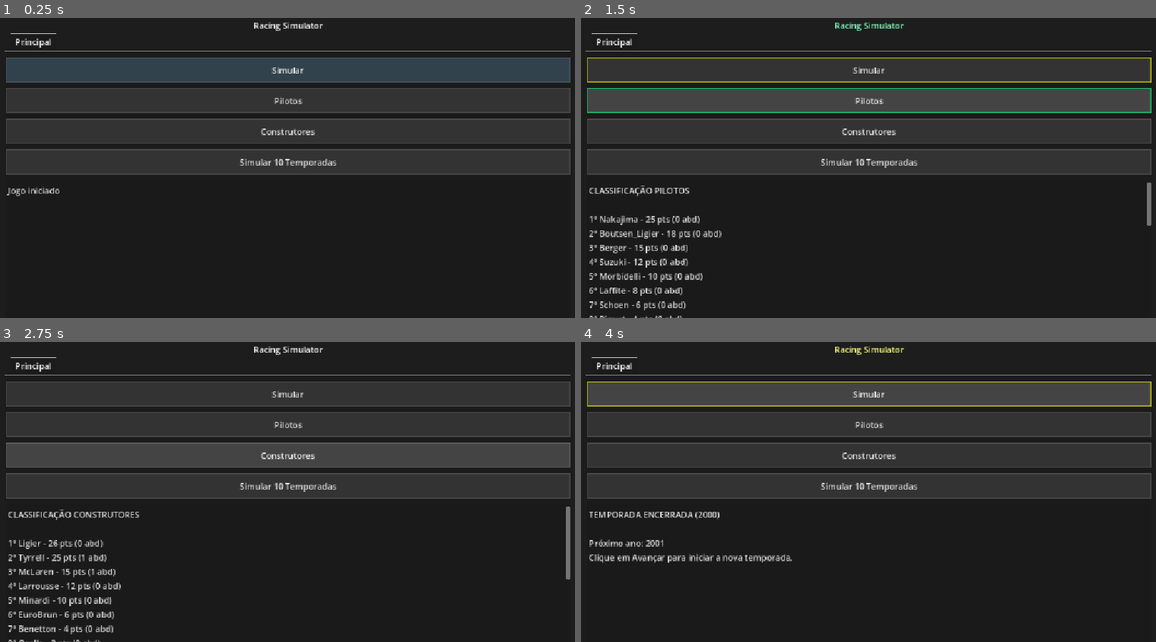
Above: before the commit, frames 1-4 (two rows, left to right).
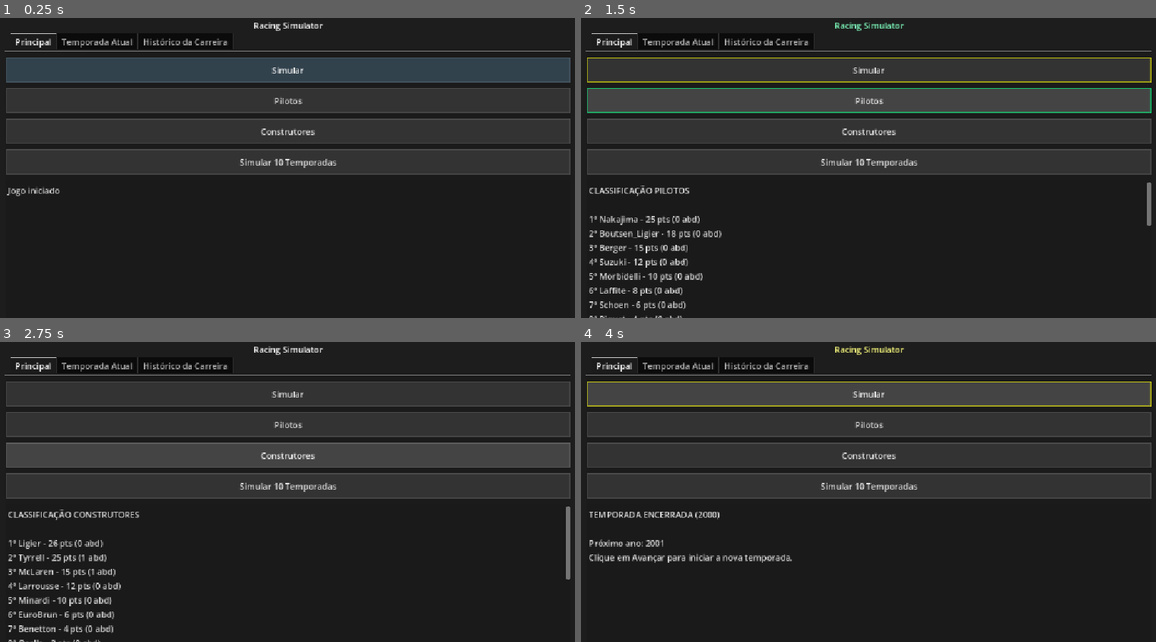
Above: after the commit, the same moments.

Repository: daniloadventista/gui-racing-manager
Game: Godot game, scene res://test.tscn
The game is run twice, just before and just after one commit, with the same random seed, the same clock (stepped at 60 frames per second) and the same inputs.
Inputs:
- Up to frame 1 (0.25 s): no input
- Up to frame 2 (1.5 s): click "Simular" at 0.5 s; click "Pilotos" at 1.25 s
- Up to frame 3 (2.75 s): click "Construtores" at 2 s
- Up to frame 4 (4 s): click "Simular 10 Temporadas" at 2.75 s; click "Simular" at 3.5 s

The runs differ from the first frame. In frame 1, 0.3% of the frame differs, in the area x 10-40%, y 6-10%; in frame 2, 0.3%; in frame 3, 0.3%; in frame 4, 0.3%.

Commit message:
Add tabs for current season statistics and career history with UI updates

Diff:
--- a/test.gd
+++ b/test.gd
@@ -10,6 +10,11 @@
 @onready var reset_all_button = $Panel/MarginContainer/VBoxContainer/TabContainer/Principal/ResetAllButton
 @onready var button4 = $Panel/MarginContainer/VBoxContainer/TabContainer/Principal/Button4
 @onready var resultado = null
+
+@onready var tab_container = $Panel/MarginContainer/VBoxContainer/TabContainer
+@onready var classificacao_texto = $"Panel/MarginContainer/VBoxContainer/TabContainer/Temporada Atual/ClassificacaoTexto"
+@onready var seletor_piloto = $"Panel/MarginContainer/VBoxContainer/TabContainer/Histórico da Carreira/SeletorPiloto"
+@onready var historico_texto = $"Panel/MarginContainer/VBoxContainer/TabContainer/Histórico da Carreira/HistoricoTexto"
 
 var corrida_atual = 1
 var total_corridas = 12
@@ -164,6 +169,14 @@
 
 	button.grab_focus()
 	print("JOGO INICIOU COM SUCESSO")
+
+	# Conecta os sinais de mudança de aba e seleção do menu drop-down
+	tab_container.tab_changed.connect(_on_tab_changed)
+	seletor_piloto.item_selected.connect(_on_piloto_selecionado)
+
+	# Preenche a lista de pilotos pela primeira vez
+	atualizar_menu_pilotos()
+
 	#var resultado = get_node("VBoxContainer/RichTextLabel")
 	#resultado.text = "Jogo iniciado"
 
@@ -757,3 +770,113 @@
 		"\n\nPilotos ativos: " +
 		str(pilotos.size())
 	)
+
+func _on_tab_changed(tab_index: int):
+	if tab_index == 1:
+		gerar_estatisticas_temporada_atual()
+	elif tab_index == 2:
+		atualizar_menu_pilotos()
+		_on_piloto_selecionado(seletor_piloto.selected)
+
+func atualizar_menu_pilotos():
+	var item_selecionado_atual = seletor_piloto.selected
+	var nome_salvo = ""
+	if item_selecionado_atual != -1:
+		nome_salvo = seletor_piloto.get_item_metadata(item_selecionado_atual)
+
+	seletor_piloto.clear()
+
+	# Criamos uma lista combinada pura
+	var lista_base = pilotos + pilotos_aposentados
+
+	# DUPLICAMOS a lista em um novo array para que a ordenação não mexa nos índices do jogo original
+	var lista_ordenada = lista_base.duplicate()
+
+	# Ordenação tripla: 1º Títulos, 2º Vitórias, 3º Pódios
+	lista_ordenada.sort_custom(func(a, b):
+		if a.titulos != b.titulos:
+			return a.titulos > b.titulos
+		if a.vitorias != b.vitorias:
+			return a.vitorias > b.vitorias
+		return a.podios > b.podios
+	)
+
+	for i in range(lista_ordenada.size()):
+		var p = lista_ordenada[i]
+		var sufixo = ""
+		if p in pilotos_aposentados:
+			sufixo = " (Aposentado)"
+		seletor_piloto.add_item(p.nome + sufixo, i)
+		# Guarda o nome real do piloto dentro do item para busca precisa
+		seletor_piloto.set_item_metadata(i, p.nome)
+
+		if p.nome == nome_salvo:
+			seletor_piloto.select(i)
+
+	if seletor_piloto.selected == -1 and seletor_piloto.item_count > 0:
+		seletor_piloto.select(0)
+
+func gerar_estatisticas_temporada_atual():
+	var texto = "ESTATÍSTICAS DA TEMPORADA ATUAL / ÚLTIMA TEMPORADA (" + str(ano_atual) + ")\n"
+	texto += "================================================================\n\n"
+
+	var campeonato_temp = pilotos.duplicate()
+	campeonato_temp.sort_custom(func(a, b):
+		return a.pontos > b.pontos
+	)
+
+	for i in range(campeonato_temp.size()):
+		var p = campeonato_temp[i]
+		texto += str(i+1) + "º " + p.nome + " - Equipe: " + p.equipe + "\n"
+		texto += "   Pontos no campeonato: " + str(p.pontos) + " pts\n"
+		texto += "   Vitórias este ano: " + str(p.vitorias) + "\n"
+		texto += "   Pódios este ano: " + str(p.podios) + "\n"
+		texto += "   Abandonos este ano: " + str(p.abandonos) + "\n"
+		texto += "----------------------------------------------------------------\n"
+
+	classificacao_texto.text = texto
+
+func _on_piloto_selecionado(index: int):
+	if index == -1:
+		historico_texto.text = "Nenhum piloto selecionado."
+		return
+
+	# Obtém o nome real do piloto associado a essa linha selecionada
+	var nome_buscado = seletor_piloto.get_item_metadata(index)
+
+	var todos_os_pilotos = pilotos + pilotos_aposentados
+	var p = null
+
+	# Busca o piloto correto pelo nome correspondente
+	for piloto in todos_os_pilotos:
+		if piloto.nome == nome_buscado:
+			p = piloto
+			break
+
+	if p == null:
+		historico_texto.text = "Erro ao carregar dados do piloto."
+		return
+
+	var texto = "HISTÓRICO COMPLETO DA CARREIRA - STATS ACUMULADAS\n"
+	texto += "Nome do Piloto: " + p.nome + "\n"
+	texto += "Idade Atual: " + str(p.idade) + " anos\n"
+
+	if p in pilotos_aposentados:
+		texto += "Situação: APOSENTADO da categoria\n"
+	else:
+		texto += "Equipe Atual: " + p.equipe + "\n"
+
+	texto += "----------------------------------------------------------------\n"
+	texto += "• Títulos Mundiais Conquistados: " + str(p.titulos) + " 🏆\n"
+	texto += "• Total de Grandes Prêmios disputados: " + str(p.corridas) + "\n"
+	texto += "• Vitórias totais na carreira: " + str(p.vitorias) + "\n"
+	texto += "• Pódios totais na carreira: " + str(p.podios) + "\n"
+	texto += "• Total de vezes que abandonou (Quebras/Acidentes): " + str(p.abandonos) + "\n"
+	texto += "----------------------------------------------------------------\n"
+	texto += "ATRIBUTOS DE PILOTAGEM:\n"
+	texto += " -> Velocidade base: " + str(p.velocidade) + "\n"
+	texto += " -> Consistência: " + str(p.consistencia) + "\n"
+	texto += " -> Agressividade: " + str(p.agressividade) + "\n"
+	texto += "================================================================\n"
+
+	historico_texto.text = texto
--- a/test.tscn
+++ b/test.tscn
@@ -120,3 +120,31 @@
 [node name="Label2" type="TextEdit" parent="Panel/MarginContainer/VBoxContainer/TabContainer/Principal" unique_id=1639785506]
 custom_minimum_size = Vector2(600, 280)
 layout_mode = 2
+
+[node name="Temporada Atual" type="VBoxContainer" parent="Panel/MarginContainer/VBoxContainer/TabContainer"]
+visible = false
+layout_mode = 2
+theme_override_constants/separation = 10
+metadata/_tab_index = 1
+
+[node name="ClassificacaoTexto" type="TextEdit" parent="Panel/MarginContainer/VBoxContainer/TabContainer/Temporada Atual"]
+custom_minimum_size = Vector2(600, 310)
+layout_mode = 2
+size_flags_vertical = 3
+editable = false
+
+[node name="Histórico da Carreira" type="VBoxContainer" parent="Panel/MarginContainer/VBoxContainer/TabContainer"]
+visible = false
+layout_mode = 2
+theme_override_constants/separation = 10
+metadata/_tab_index = 2
+
+[node name="SeletorPiloto" type="OptionButton" parent="Panel/MarginContainer/VBoxContainer/TabContainer/Histórico da Carreira"]
+custom_minimum_size = Vector2(0, 40)
+layout_mode = 2
+
+[node name="HistoricoTexto" type="TextEdit" parent="Panel/MarginContainer/VBoxContainer/TabContainer/Histórico da Carreira"]
+custom_minimum_size = Vector2(600, 260)
+layout_mode = 2
+size_flags_vertical = 3
+editable = false
